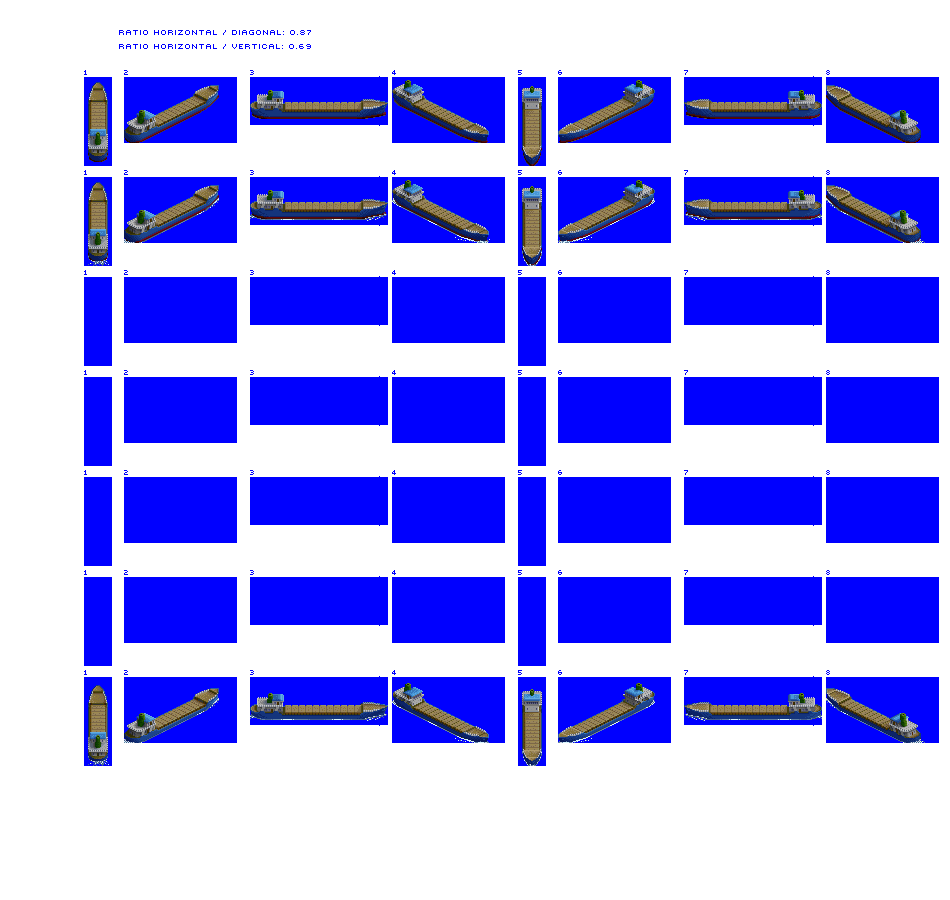
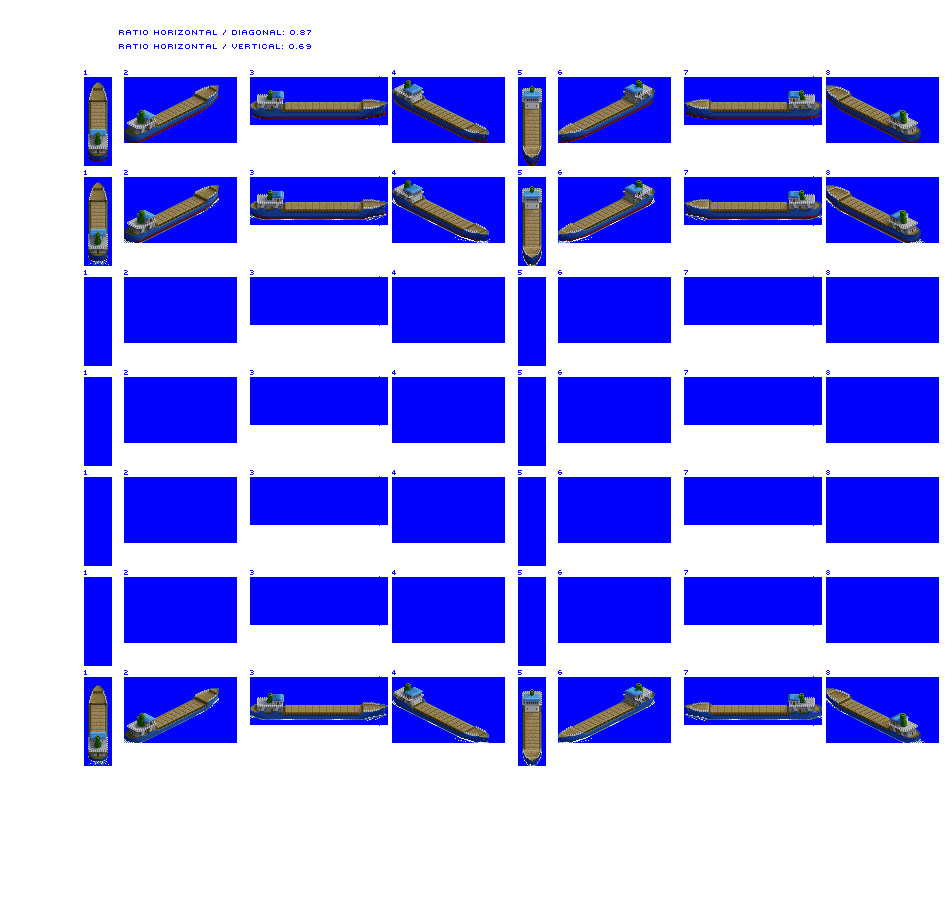
Revision of a layered (950, 900) image; what changed, layer by layer:
painted on "Coaster unloaded" over (157, 98, 888, 228)
painted on "Coaster loaded" over (157, 701, 888, 731)
